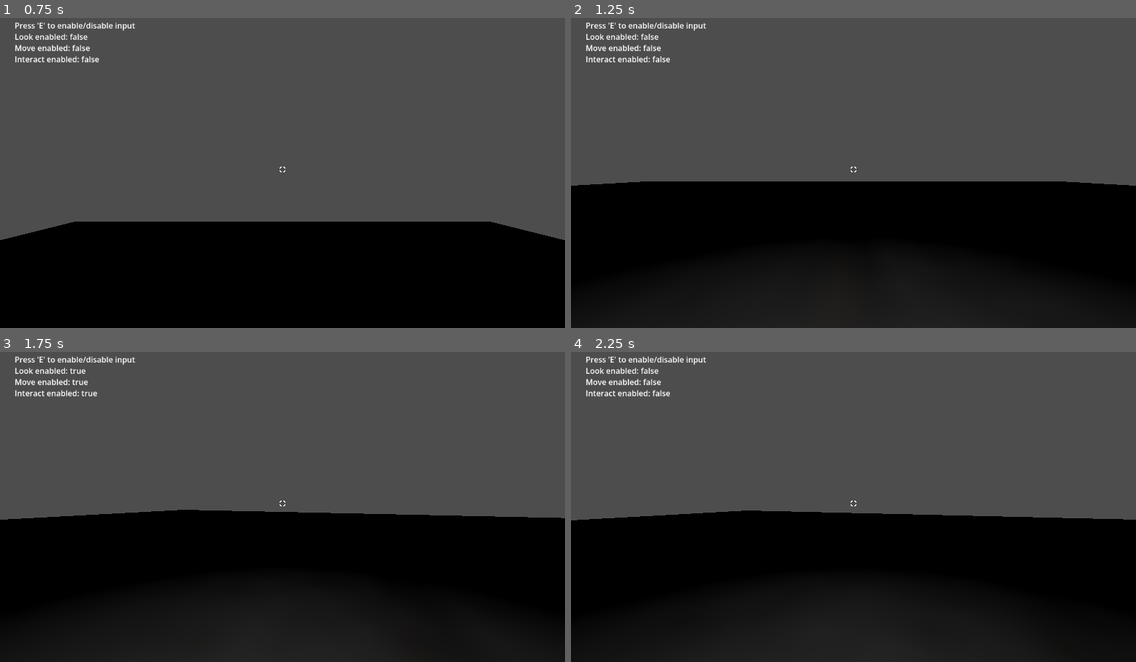
Above: before the commit, frames 1-4 (two rows, left to right).
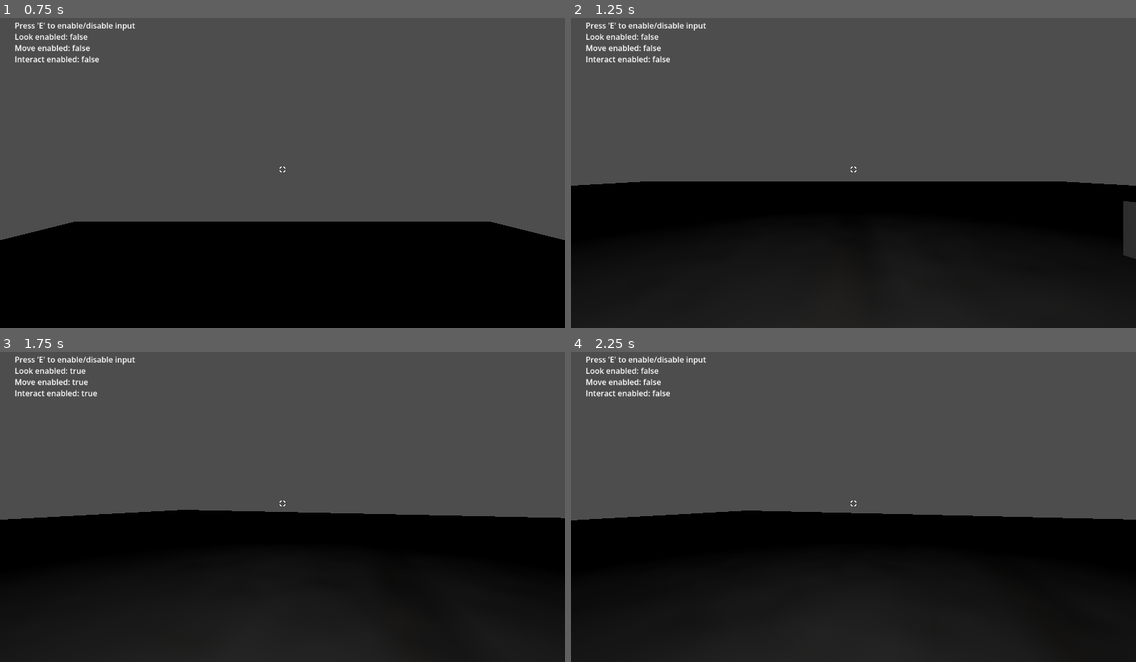
Above: after the commit, the same moments.

Repository: Area9579/Underwater-Jam
Game: Godot game, scene res://Gym/gym.tscn
Two runs of this game, one before a commit and one after it. Both use one fixed random seed, a clock stepped at 60 frames per second and the inputs below.
Inputs (mouse positions are in pixels of both pictures, inside the frame that each line leads up to):
- Up to frame 1 (0.75 s): tap E (debug_toggle) at 0.5 s; move the mouse to (310, 166) at 0.52 s; press the mouse at (310, 166) at 0.53 s; hold W (forward) from 0.53 s (still down)
- Up to frame 2 (1.25 s): keep holding W (forward)
- Up to frame 3 (1.75 s): keep holding W (forward); tap E (debug_toggle) at 1.25 s; move the mouse to (254, 503) at 1.27 s; release the mouse at (254, 503) at 1.28 s; click (254, 503) at 1.35 s
- Up to frame 4 (2.25 s): keep holding W (forward); tap E (debug_toggle) at 2 s; move the mouse to (864, 497) at 2.02 s; press the mouse at (864, 497) at 2.03 s

Frame 1 is identical in both runs. In frame 2, 0.4% of the frame differs, in the area x 97-100%, y 59-78%; in frame 3, less than 0.1%; in frame 4, less than 0.1%.

Commit message:
Generalized hold handler

Diff:
--- a/Gym/Interactables/Hold/test_hold_interaction_handler.gd
+++ b/Gym/Interactables/Hold/test_hold_interaction_handler.gd
@@ -1,10 +1,7 @@
-class_name TestHoldInteractionHandler extends AbstractInteractionHandler
+class_name TestHoldInteractionHandler extends AbstractHoldInteractionHandler
 
-const HOLD_THRESHOLD_MS : float = 1500
 
 var test_interactable : TestHoldInteractable
-var is_holding : bool = false
-var hold_start_timestamp : float = INF
 
 
 func _init(interactable_node : TestHoldInteractable) -> void:
@@ -12,16 +9,15 @@
 	test_interactable = interactable_node
 
 
-func is_correct_input_given() -> bool:
+func is_correct_input_just_pressed() -> bool:
 	if Input.is_action_just_pressed("interact"):
-		hold_start_timestamp = Time.get_ticks_msec()
-		return false
+		return true
+	return false
 
+
+func is_correct_input_held() -> bool:
 	if Input.is_action_pressed("interact"):
-		if Time.get_ticks_msec() - hold_start_timestamp > HOLD_THRESHOLD_MS:
-			hold_start_timestamp = INF
-			return true
-
+		return true
 	return false
 
 
--- a/Gym/gym.tscn
+++ b/Gym/gym.tscn
@@ -35,6 +35,7 @@
 transform = Transform3D(1, 0, 0, 0, 1, 0, 0, 0, 1, 0, 8.543605, 0)
 
 [node name="OmniLight3D" type="OmniLight3D" parent="Player" unique_id=1407712170]
+omni_range = 8.380016
 
 [node name="CanvasLayer" type="CanvasLayer" parent="." unique_id=2139230288]
 
--- /dev/null
+++ b/Interactions/abstract_hold_interaction_handler.gd
@@ -0,0 +1,27 @@
+@abstract class_name AbstractHoldInteractionHandler extends AbstractInteractionHandler
+
+const HOLD_THRESHOLD_MS : float = 1500
+
+var is_holding : bool = false
+var hold_start_timestamp : float = INF
+
+
+@abstract func is_correct_input_just_pressed() -> bool
+
+@abstract func is_correct_input_held() -> bool
+
+
+## For hold inputs, do not override this function. Instead override:
+## [is_correct_input_just_pressed] and
+## [is_correct_input_held]
+func is_correct_input_given() -> bool:
+	if is_correct_input_just_pressed():
+		hold_start_timestamp = Time.get_ticks_msec()
+		return false
+
+	if is_correct_input_held():
+		if Time.get_ticks_msec() - hold_start_timestamp > HOLD_THRESHOLD_MS:
+			hold_start_timestamp = INF
+			return true
+
+	return false
Not shown, added: Interactions/abstract_hold_interaction_handler.gd.uid
